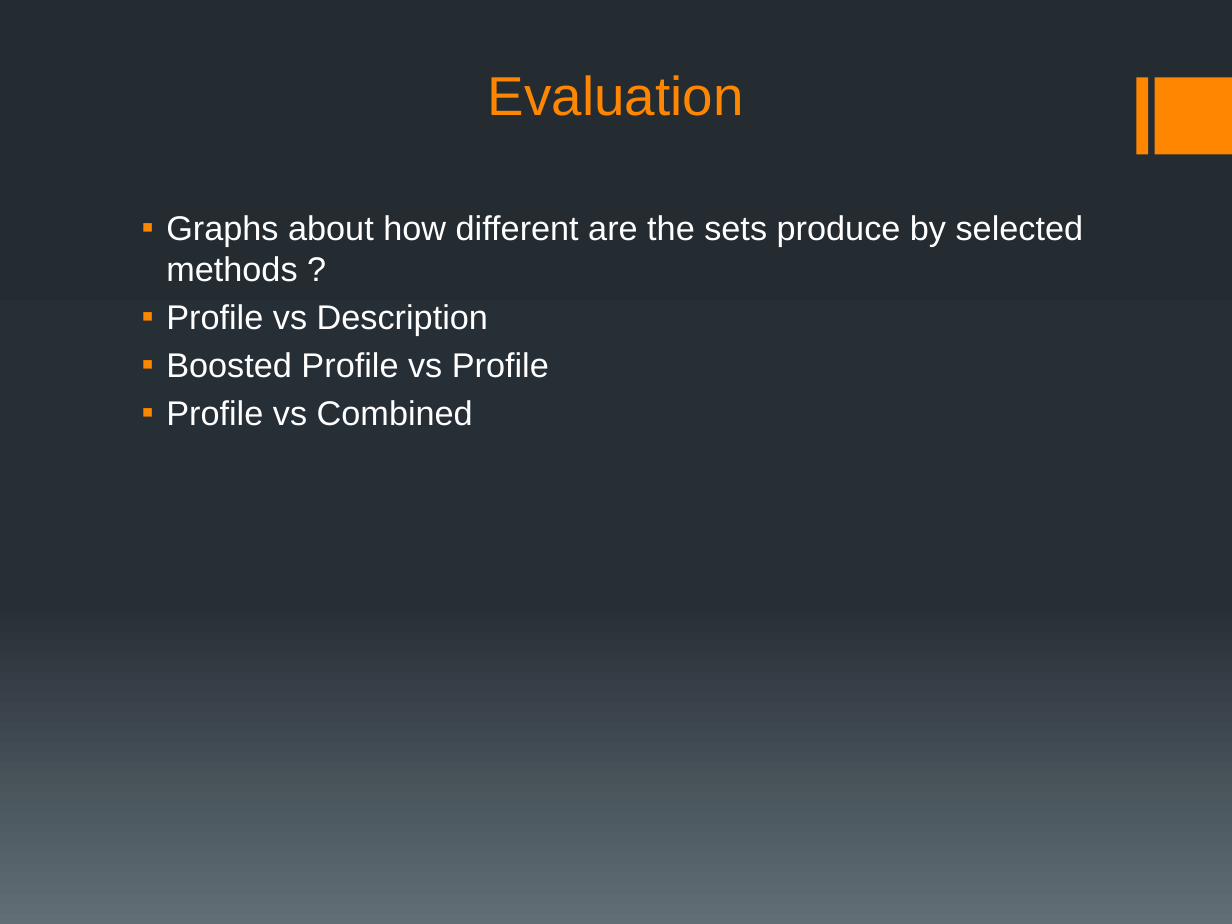
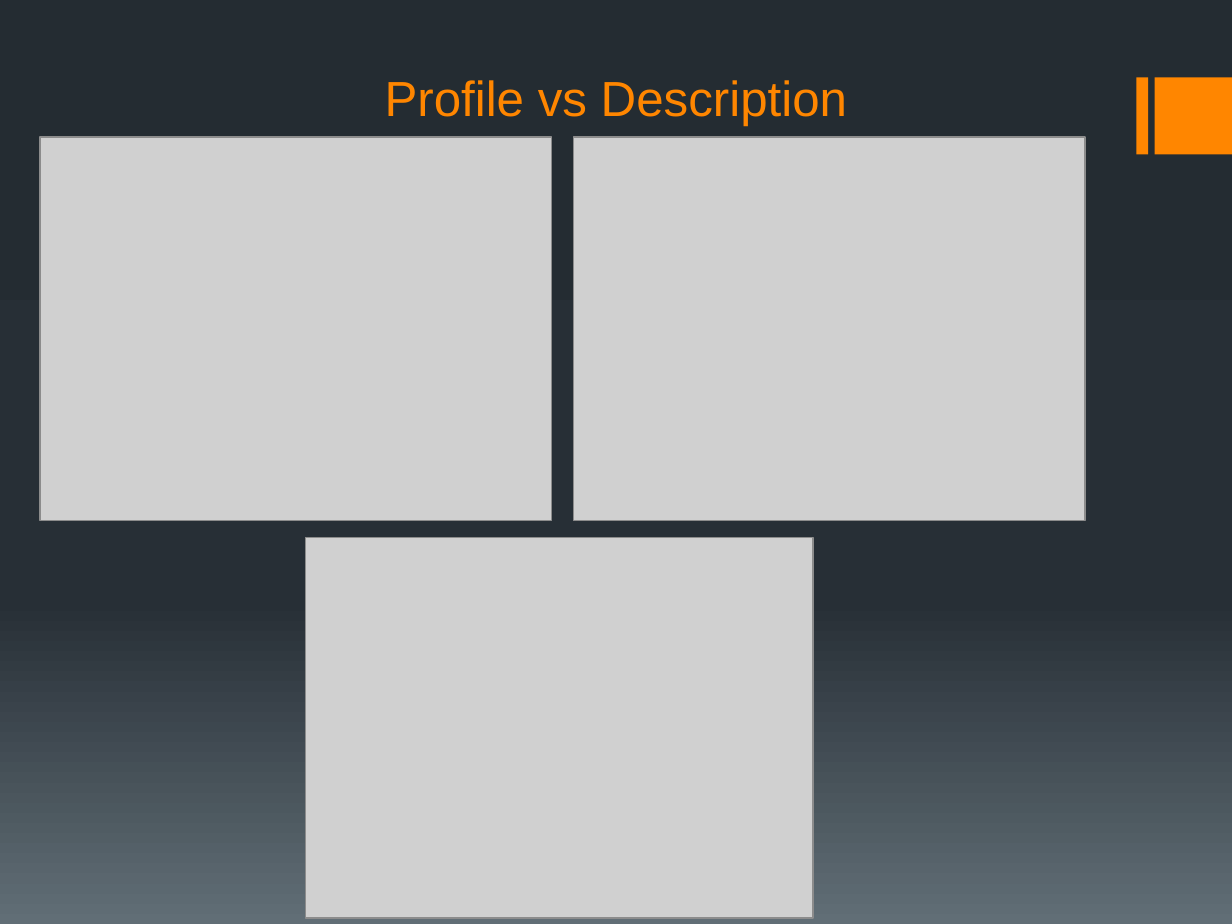
Before and after one commit to Midoriii/Cocktail-Recommender, a slide deck: slide 13 of cocktails.pptx. Drawn at 1232x924 pixels with LibreOffice and Linux fonts; fonts in the diff are those of the drawing; grey boxes stand for pictures. Boxes give left, top, right and bottom in pixels: in the first picture for what was removed or moved away, otherwise in the second. Text is boxed around its words. In the diff, an @@ line names an element or a change of style, - is before the commit and + after.

```diff
--- a/cocktails.pptx
+++ b/cocktails.pptx
@@ title at [385,80,847,126]: text changed; size 32 to 28.8 pt @@
-Evaluation
+Profile vs Description
@@ picture added at [41,137,552,520] @@
@@ picture added at [574,137,1085,520] @@
@@ text removed at [166,215,1084,426] @@
-▪ Graphs about how different are the sets produce by selected methods ?
-▪ Profile vs Description
-▪ Boosted Profile vs Profile
-▪ Profile vs Combined
@@ picture added at [306,537,813,918] @@
```
Also in this commit, not shown: 2 other slides changed, 4 slides added, 2 slides removed, 2 other files.
